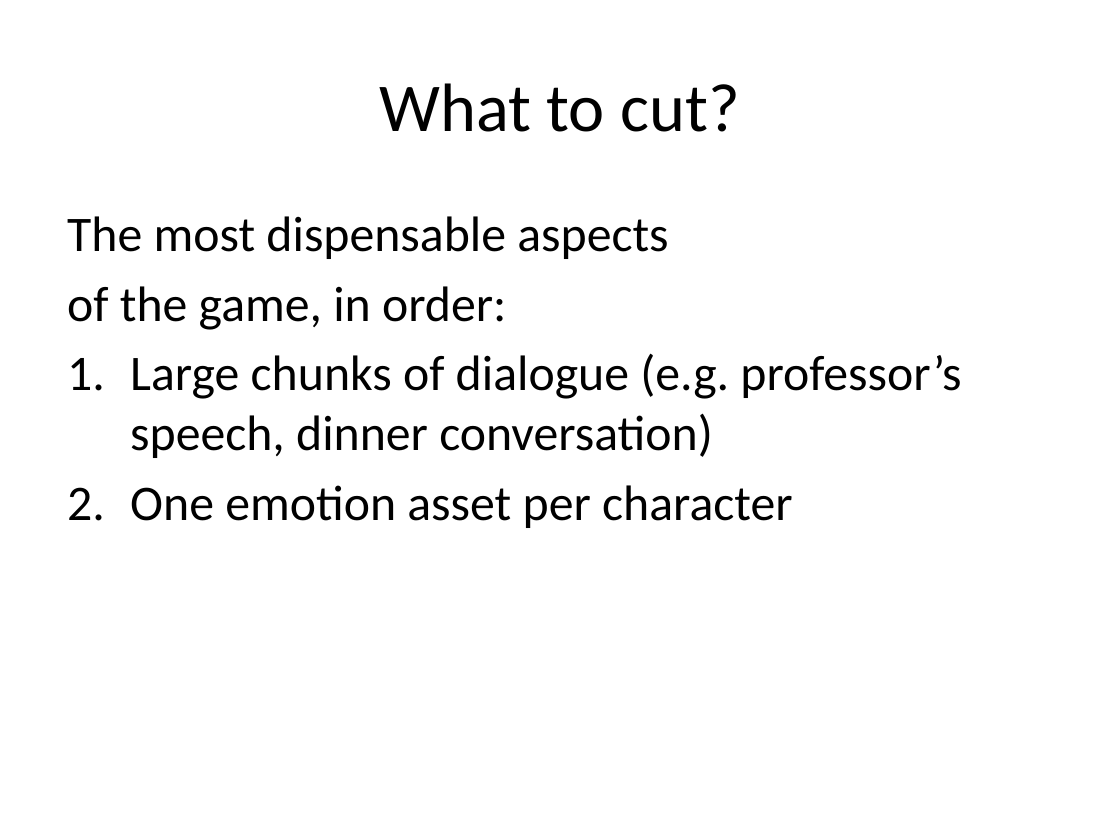
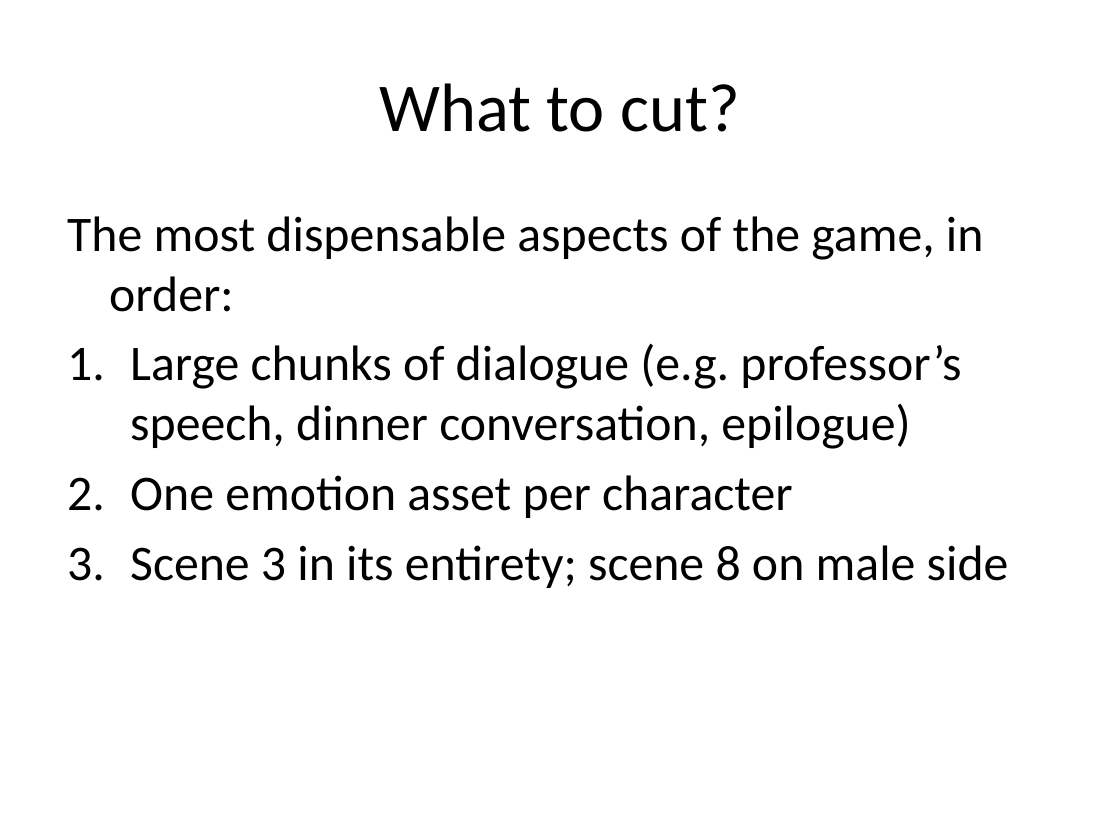
Before and after one commit to Jeemie/Ayee, a slide deck: slide 10 of WPIn Love, Status Update.pptx (slide 4 before the commit). Drawn at 1120x840 pixels with LibreOffice and Linux fonts; fonts in the diff are those of the drawing; background and template pictures are left out. Boxes give left, top, right and bottom in pixels: in the first picture for what was removed or moved away, otherwise in the second. Text is boxed around its words. In the diff, an @@ line names an element or a change of style, - is before the commit and + after.

```diff
--- a/WPIn Love, Status Update.pptx
+++ b/WPIn Love, Status Update.pptx
@@ text at (67, 216, 984, 449): text changed @@
-The most dispensable aspects
-of the game, in order:
-1. Large chunks of dialogue (e.g. professor’s speech, dinner conversation)
+The most dispensable aspects of the game, in order:
+1. Large chunks of dialogue (e.g. professor’s speech, dinner conversation, epilogue)
@@ text at (130, 545, 1009, 588): paragraph added @@
+3. Scene 3 in its entirety; scene 8 on male side
```
Also in this commit, not shown: 1 other slide changed, 6 slides added.
